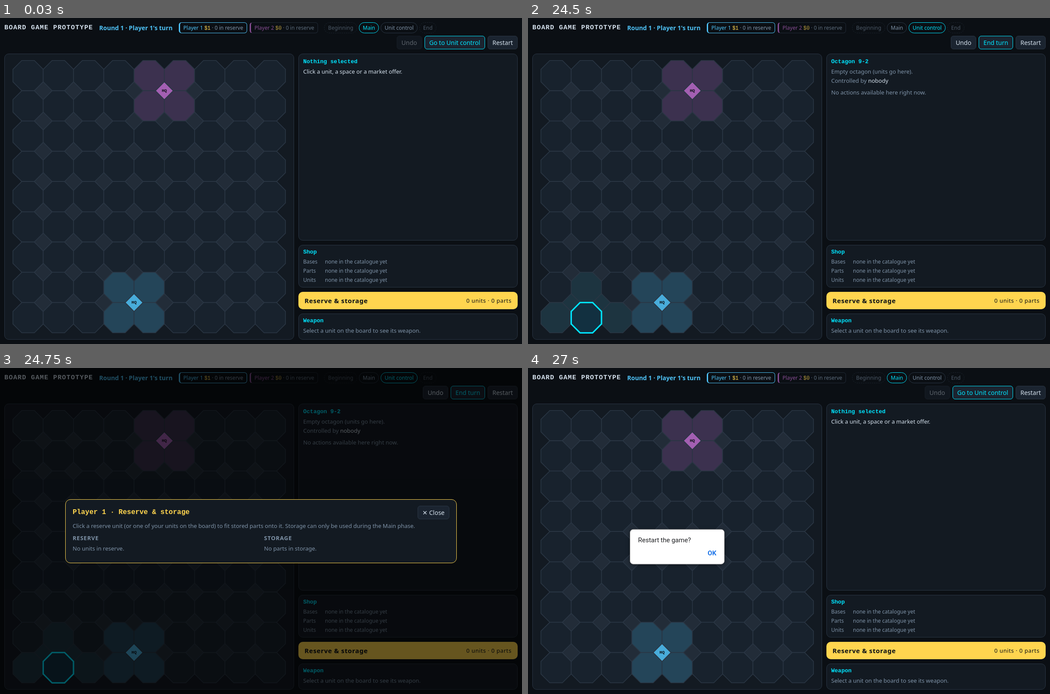
Above: before the commit, frames 1-4 (two rows, left to right).
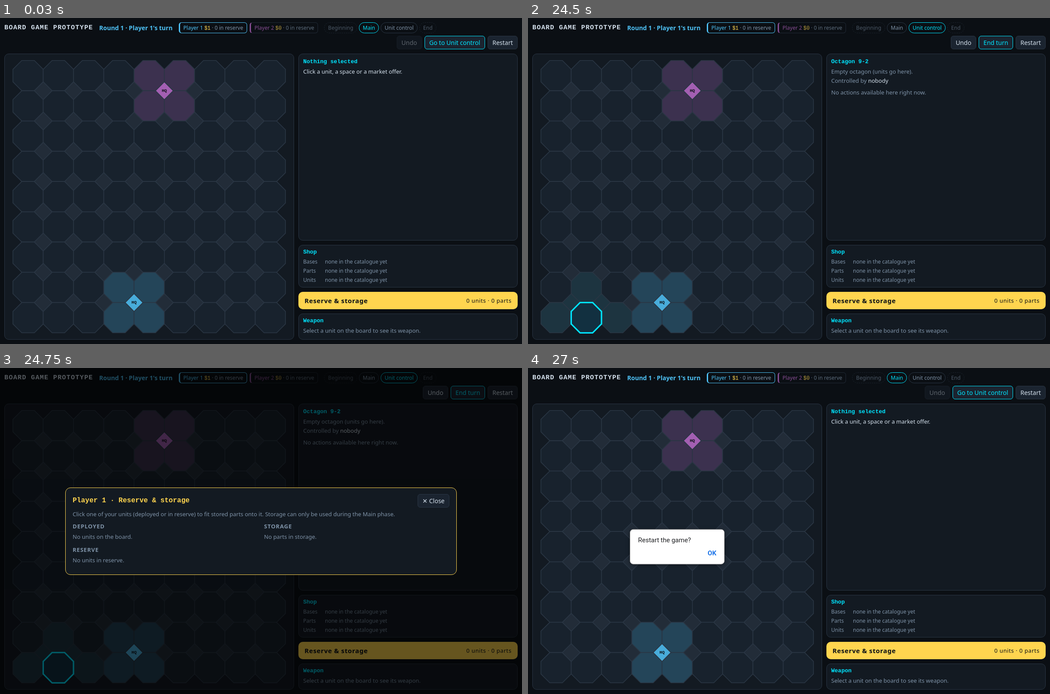
Above: after the commit, the same moments.

Repository: JLMJLMJLM14159/Board-game
Game: browser game, page index.html
Same seed, same stepped clock (60 frames per second), same inputs: the game is played once before the commit and once after it. When the page shows a pop-up message, it is drawn as a white box for half a second while everything else waits; a line starting with > is the answer the replay typed.
Inputs (mouse positions are in pixels of both pictures, inside the frame that each line leads up to):
- Up to frame 1 (0.03 s): no input
- Up to frame 2 (24.5 s): click "Go to Unit control" at 0.27 s; hold Down 1.03-2.03 s; tap Space every 0.4 s from 1.1 to 24.3 s; click (752, 89) at 1.17 s; tap Enter at 1.73, 6.07, 10.4, 12.57, 16.9, 19.07, 23.4 s; hold Up 2.08-3.58 s; hold Right 3.63-3.97 s; tap Ctrl at 3.9, 8.23, 14.73, 21.23 s; hold Up 4.02-5.02 s; click (585, 226) at 4.5 s; hold Down 5.07-6.07 s; hold Down 6.12-6.45 s; hold Down 6.5-6.83 s; hold Left 7.08-8.08 s; click (632, 122) at 7.83 s; hold Down 8.13-9.13 s; hold Left 9.18-9.52 s; hold Left 9.77-11.27 s; click (616, 135) at 11.17 s; hold Down 11.52-12.18 s; hold Up 12.23-13.23 s; hold Left 13.28-13.62 s; hold Left 13.67-14.33 s; hold Up 14.38-15.38 s; click (569, 301) at 14.5 s; hold Up 15.43-16.1 s; hold Left 16.15-17.15 s; hold Right 17.2-17.53 s; hold Left 17.58-19.08 s; click (632, 210) at 17.83 s; hold Left 19.33-20 s; hold Down 20.25-20.58 s; hold Down 20.63-22.13 s; click (585, 317) at 21.17 s; hold Down 22.18-23.18 s; hold Left 23.23-23.9 s; hold Right 23.95-24.28 s
- Up to frame 3 (24.75 s): click "Reserve & storage 0 units · 0…" at 24.5 s; hold Down from 24.53 s (still down); tap Space at 24.7 s
- Up to frame 4 (27 s): tap Space every 0.4 s from 25.1 to 26.7 s; click "✕ Close" at 25.52 s; release Down at 25.53 s; tap Ctrl at 25.57 s; hold Down 25.78-26.12 s; hold Down from 26.17 s (still down); click "Restart" at 26.77 s

Frames 1-2 are identical in both runs. In frame 3, 1.8% of the frame differs, in the area x 12-88%, y 36-64%; in frame 4, nothing differs.

Commit message:
List deployed units in the Reserve & storage window
Units on the board can now be picked inside the window, so stored parts
can be fitted onto them without closing it to click the board.

Co-Authored-By: Claude Opus 5.5 <noreply@anthropic.com>
Claude-Session: https://claude.ai/code/session_01XceUm29GPVt3vW7Z5cvjis

Diff:
--- a/css/style.css
+++ b/css/style.css
@@ -261,6 +261,7 @@
 .modal-cols { display: grid; grid-template-columns: 1fr 1fr; gap: 14px; }
 @media (max-width: 640px) { .modal-cols { grid-template-columns: 1fr; } }
 .modal h3 { font-size: 13px; color: var(--muted); margin-bottom: 6px; text-transform: uppercase; letter-spacing: 0.06em; }
+.modal h3 ~ h3 { margin-top: 12px; }
 .card {
   display: block;
   width: 100%;
--- a/js/ui.js
+++ b/js/ui.js
@@ -433,13 +433,16 @@
       const parts = Armory.installed(weapon);
       return parts.length ? parts.map((i) => UI.partHtml(i)).join(", ") : `<span class="muted">no parts</span>`;
     };
-    const reserve = player.reserve
-      .map((u) => `
+    const unitCard = (u, where) => `
         <button class="card ${focus && focus.unit.id === u.id ? "selected" : ""}" data-unit="${u.id}">
-          <b>${Units.def(u).name}</b> <span class="muted">${Units.def(u).category}</span>
+          <b>${Units.def(u).name}</b> <span class="muted">${where}${Units.def(u).category}</span>
           <div>${partsList(u.weapon)}</div>
-        </button>`)
+        </button>`;
+    const deployed = Object.values(state.spaces)
+      .filter((sp) => sp.unit && sp.unit.owner === state.currentPlayer)
+      .map((sp) => unitCard(sp.unit, `${sp.row + 1}-${sp.col + 1} · `))
       .join("");
+    const reserve = player.reserve.map((u) => unitCard(u, "")).join("");
     const storage = player.storage
       .map((item, index) => {
         const part = WEAPON_PARTS[item.partId];
@@ -470,11 +473,14 @@
           <button id="close-storage" title="Close (Esc)">✕ Close</button>
         </div>
         <p class="muted">${mine
-          ? `Fitting parts onto <b>${Units.label(state, focus.unit.id)}</b>. Click a reserve unit, or a unit on the board, to change it.`
-          : "Click a reserve unit (or one of your units on the board) to fit stored parts onto it."}
+          ? `Fitting parts onto <b>${Units.label(state, focus.unit.id)}</b>. Click another unit to change it.`
+          : "Click one of your units (deployed or in reserve) to fit stored parts onto it."}
           ${state.phase === "main" ? "" : " Storage can only be used during the Main phase."}</p>
         <div class="modal-cols">
-          <section><h3>Reserve</h3>${reserve || `<p class="muted">No units in reserve.</p>`}</section>
+          <section>
+            <h3>Deployed</h3>${deployed || `<p class="muted">No units on the board.</p>`}
+            <h3>Reserve</h3>${reserve || `<p class="muted">No units in reserve.</p>`}
+          </section>
           <section><h3>Storage</h3>${storage || `<p class="muted">No parts in storage.</p>`}</section>
         </div>
       </div>`;
